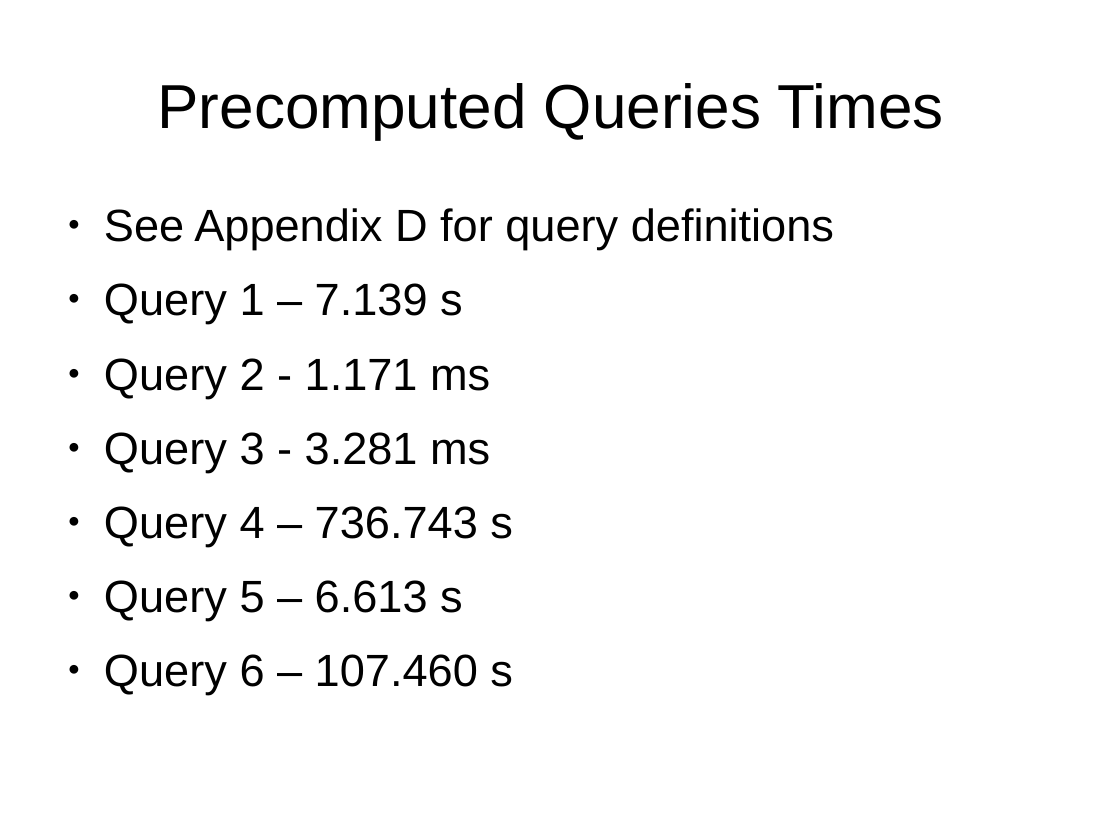
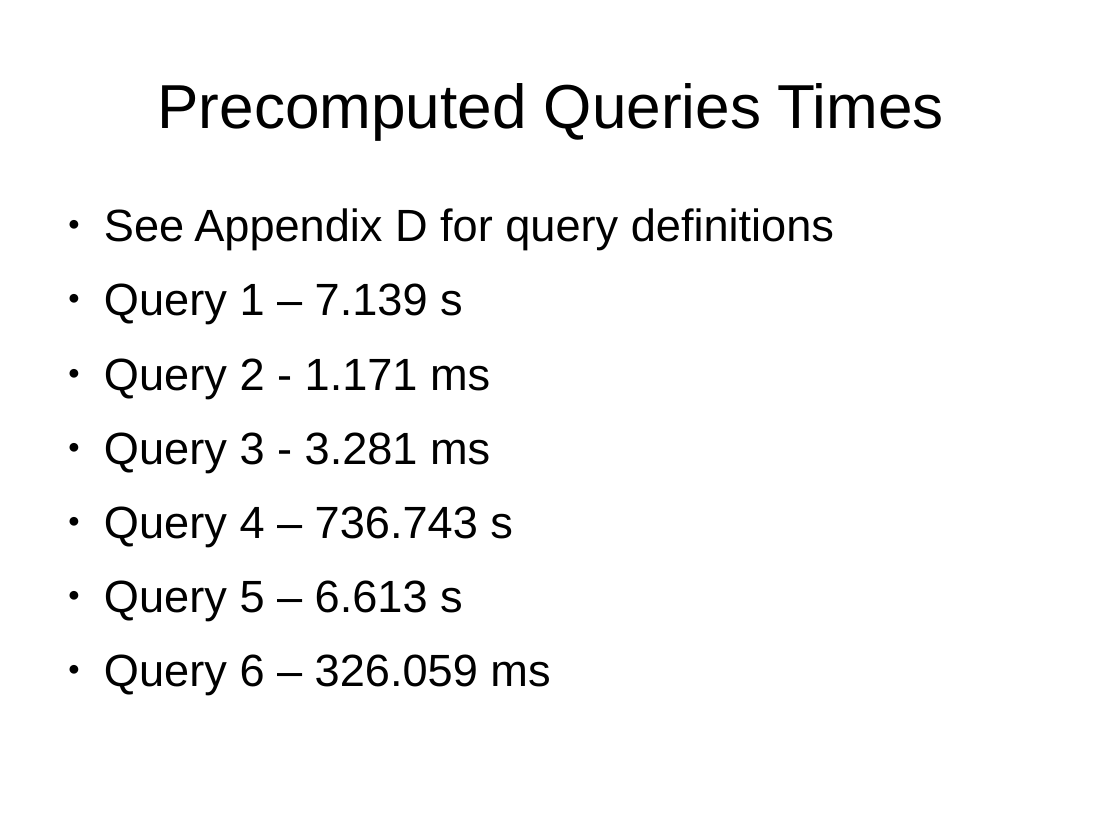
Before and after one commit to afcarl/dse201_final, a slide deck: slide 20 of dse201_final_report.odp (slide 6 before the commit). Drawn at 1120x840 pixels with LibreOffice and Linux fonts; fonts in the diff are those of the drawing. Boxes give left, top, right and bottom in pixels: in the first picture for what was removed or moved away, otherwise in the second. Text is boxed around its words. In the diff, an @@ line names an element or a change of style, - is before the commit and + after.

```diff
--- a/dse201_final_report.odp
+++ b/dse201_final_report.odp
@@ text at bbox=[104, 654, 550, 695]: text changed @@
-● Query 6 – 107.460 s
+● Query 6 – 326.059 ms
```
Also in this commit, not shown: 1 other slide changed, 6 slides added.
